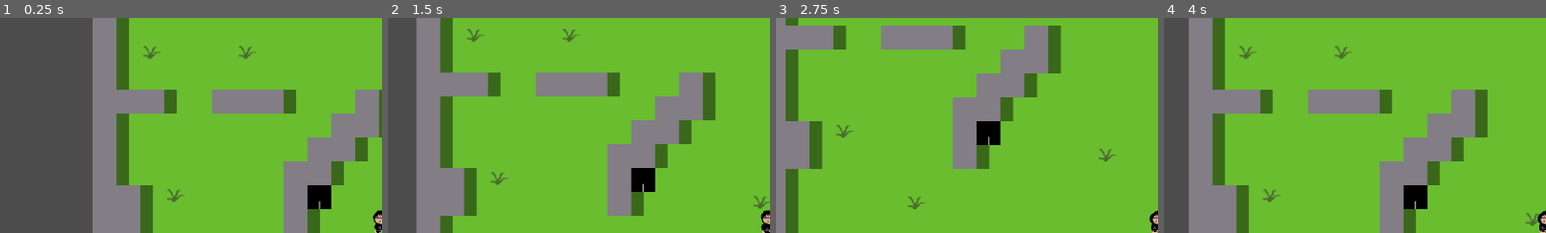
Above: before the commit, frames 1-4 (left to right).
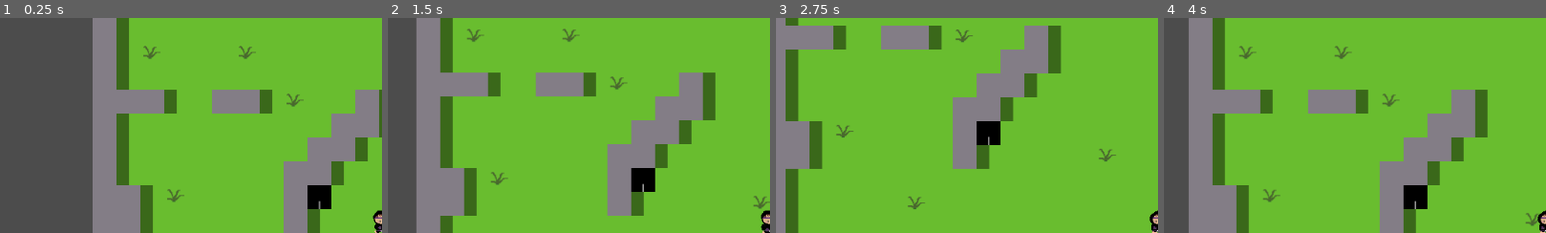
Above: after the commit, the same moments.

Repository: Kyler42/RPGPrototype
Game: Godot game, scene res://Assets/Levels/Prototypes/TestLevel.tscn
Two runs of this game, one before a commit and one after it. Both use one fixed random seed, a clock stepped at 60 frames per second and the inputs below.
Inputs:
- Up to frame 1 (0.25 s): no input
- Up to frame 2 (1.5 s): tap Enter at 0.5 s; hold D (movement_right) 0.53-1.28 s; tap K (action_attack) at 0.6 s; hold S (movement_down) from 1.28 s (still down); tap E (action_interact) at 1.35 s
- Up to frame 3 (2.75 s): release S (movement_down) at 2.03 s; hold D (movement_right) from 2.03 s (still down); tap K (action_attack) at 2.1 s
- Up to frame 4 (4 s): release D (movement_right) at 2.78 s; hold W (movement_up) 2.78-3.53 s; tap E (action_interact) at 2.85 s; hold A (movement_left) from 3.53 s (still down); tap K (action_attack) at 3.6 s
The pictures show only the part of the screen within x 0-50%, y 4-54%; the shares and areas given below are measured in that part.

The runs differ from the first frame. In frame 1, 1.0% of the frame differs, in the area x 68-80%, y 33-45%; in frame 2, 1.1%, in the area x 51-63%, y 25-37%; in frame 3, 1.1%; in frame 4, 1.0%.

Commit message:
Damage Update
Player no longer instantly dies

Diff:
--- a/RPGPrototype/Assets/Actors/NPCPrototype.gd
+++ b/RPGPrototype/Assets/Actors/NPCPrototype.gd
@@ -99,6 +99,7 @@
 			player._unlucky()
 
 
+
 func _on_Escape_Area2D_body_exited(body):
 	if body.is_in_group("player"):
 		engaged = false
--- a/RPGPrototype/Assets/Actors/Player.gd
+++ b/RPGPrototype/Assets/Actors/Player.gd
@@ -7,7 +7,8 @@
 
 var velocity = Vector2()
 onready var PlayerRaycast = get_node("PlayerRaycast")
-var playerhealth = 30
+var playerhealth = 6
+var vulnerable = true
 
 #movement and attack maps
 func get_input():
@@ -47,11 +48,20 @@
 			collider._talk()
 
 func _unlucky():
-	playerhealth -= 10
-	if playerhealth <= 0:
+	if vulnerable == true:
+		playerhealth -= 1
+		vulnerable = false
+		$Vulnerability_Timer.start()
+		print(playerhealth)
+		if playerhealth <= 0:
 # warning-ignore:return_value_discarded
-		get_tree().reload_current_scene()
+			get_tree().reload_current_scene()
 
 func _physics_process(_delta):
 	get_input()
 	velocity = move_and_slide(velocity)
+
+
+
+func _on_Vulnerability_Timer_timeout():
+	vulnerable = true
--- a/RPGPrototype/Assets/Actors/Player.tscn
+++ b/RPGPrototype/Assets/Actors/Player.tscn
@@ -43,3 +43,7 @@
 rotation = 3.14159
 enabled = true
 cast_to = Vector2( 0, -30 )
+
+[node name="Vulnerability_Timer" type="Timer" parent="."]
+wait_time = 3.0
+[connection signal="timeout" from="Vulnerability_Timer" to="." method="_on_Vulnerability_Timer_timeout"]
--- a/RPGPrototype/Assets/Levels/Prototypes/TestLevel.tscn
+++ b/RPGPrototype/Assets/Levels/Prototypes/TestLevel.tscn
@@ -97,7 +97,7 @@
 tile_set = SubResource( 3 )
 cell_size = Vector2( 32, 32 )
 format = 1
-tile_data = PoolIntArray( 0, 0, 0, 1, 0, 0, 2, 0, 0, 3, 0, 0 …(2102 unchanged characters)…  0, 327685, 0, 0, 327686, 0, 0, 327687, 0, 0, 327688, 4, 0, 327689, 4, 0, 327690, 4, 0, 327691, …(6207 unchanged characters)…
+tile_data = PoolIntArray( 0, 0, 0, 1, 0, 0, 2, 0, 0, 3, 0, 0 …(2102 unchanged characters)…  0, 327685, 0, 0, 327686, 0, 0, 327687, 4, 0, 327688, 2, 0, 327689, 4, 0, 327690, 4, 0, 327691, …(6207 unchanged characters)…
 
 [node name="Player" parent="." instance=ExtResource( 2 )]
 position = Vector2( 387.965, 337.628 )
@@ -112,4 +112,4 @@
 tile_set = SubResource( 4 )
 cell_size = Vector2( 32, 32 )
 format = 1
-tile_data = PoolIntArray( 65537, 0, 0, 65558, 0, 0, 65564, 0 …(96 unchanged characters)…  0, 0, 262174, 0, 0, 327683, 0, 0, 327688, 0, 0, 327692, 0, 0, 327703, 0, 0, 3932 …(506 unchanged characters)…
+tile_data = PoolIntArray( 65537, 0, 0, 65558, 0, 0, 65564, 0 …(96 unchanged characters)…  0, 0, 262174, 0, 0, 327683, 0, 0, 327687, 0, 0, 327692, 0, 0, 327703, 0, 0, 3932 …(506 unchanged characters)…
